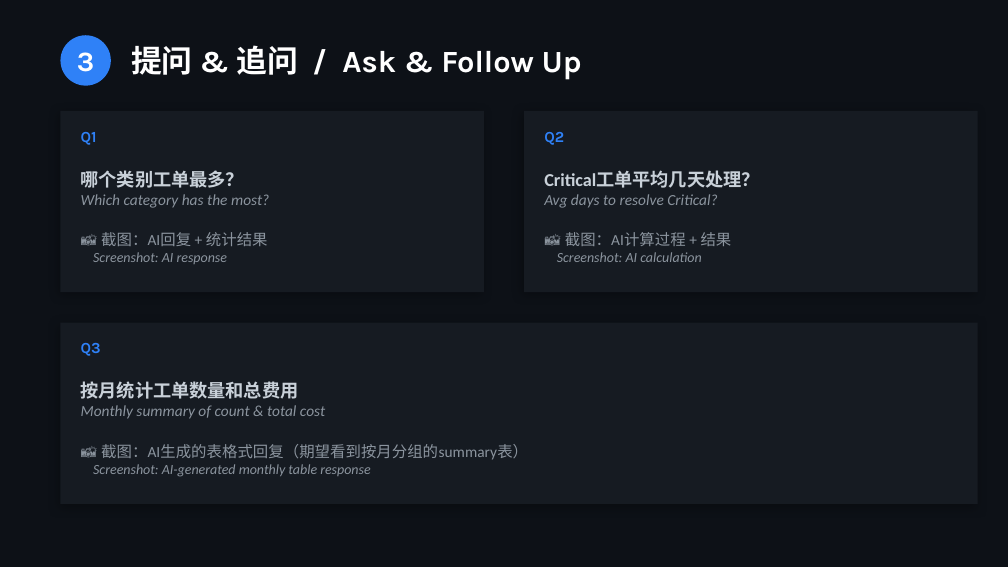
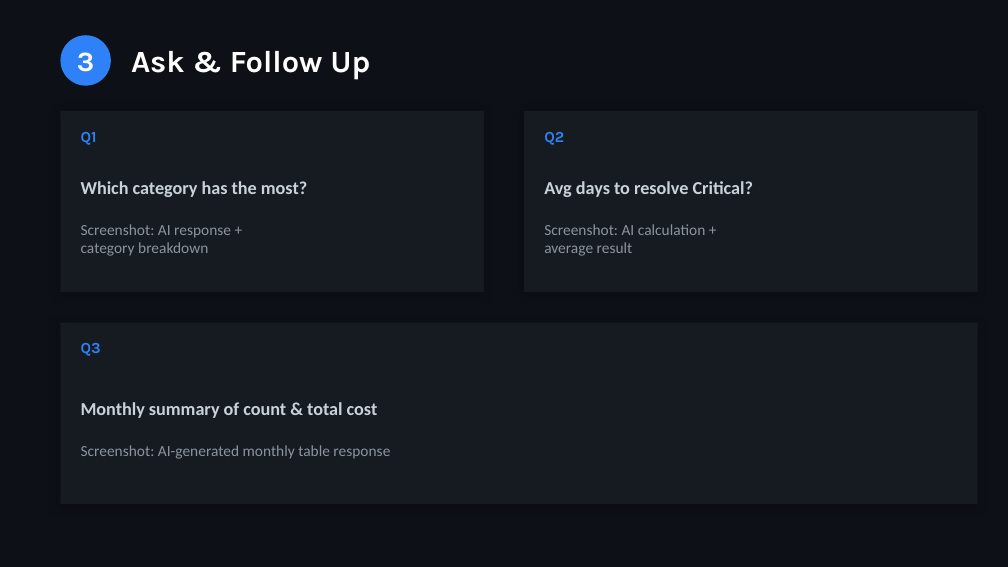
Before and after one commit to polarisaistudio/palantir-training-materials, a slide deck: slide 4 of D1-AIP-Threads/D1-visual-aid.pptx. Drawn at 1008x567 pixels with LibreOffice and Linux fonts; fonts in the diff are those of the drawing. Boxes give left, top, right and bottom in pixels: in the first picture for what was removed or moved away, otherwise in the second. Text is boxed around its words. In the diff, an @@ line names an element or a change of style, - is before the commit and + after.

```diff
--- a/D1-AIP-Threads/D1-visual-aid.pptx
+++ b/D1-AIP-Threads/D1-visual-aid.pptx
@@ text at (131,51,370,80): text changed @@
-提问 & 追问 / Ask & Follow Up
+Ask & Follow Up
@@ text at (81,170,244,188): paragraph removed @@
-哪个类别工单最多？
@@ text at (544,171,759,188): paragraph removed @@
-Critical工单平均几天处理？
@@ text at (81,181,307,197): size 11 to 13 pt, text colour #8B949E to #C9D1D9, bold on, italic off in "Which category has the most?" @@
@@ text at (544,181,753,197): size 11 to 13 pt, text colour #8B949E to #C9D1D9, bold on, italic off in "Avg days to resolve Critical?" @@
@@ text at (81,224,231,256): text changed; size 10 to 11 pt; italic off @@
-📸 截图：AI回复 + 统计结果
-Screenshot: AI response
+Screenshot: AI response +
+category breakdown
@@ text at (544,224,706,256): text changed; size 10 to 11 pt; italic off @@
-📸 截图：AI计算过程 + 结果
-Screenshot: AI calculation
+Screenshot: AI calculation +
+average result
@@ text at (81,381,299,399): paragraph removed @@
-按月统计工单数量和总费用
@@ text "Monthly summary of count & ..." at (81,402,390,459): size 11 to 13 pt, text colour #8B949E to #C9D1D9, bold on in "Monthly summary of count & total cost"; italic off; size 10 to 11 pt in "Screenshot: AI-generated monthly table response" @@
@@ text at (101,444,529,460): paragraph removed @@
-📸 截图：AI生成的表格式回复（期望看到按月分组的summary表）
```
Also in this commit, not shown: 4 other slides changed, 1 other file.
